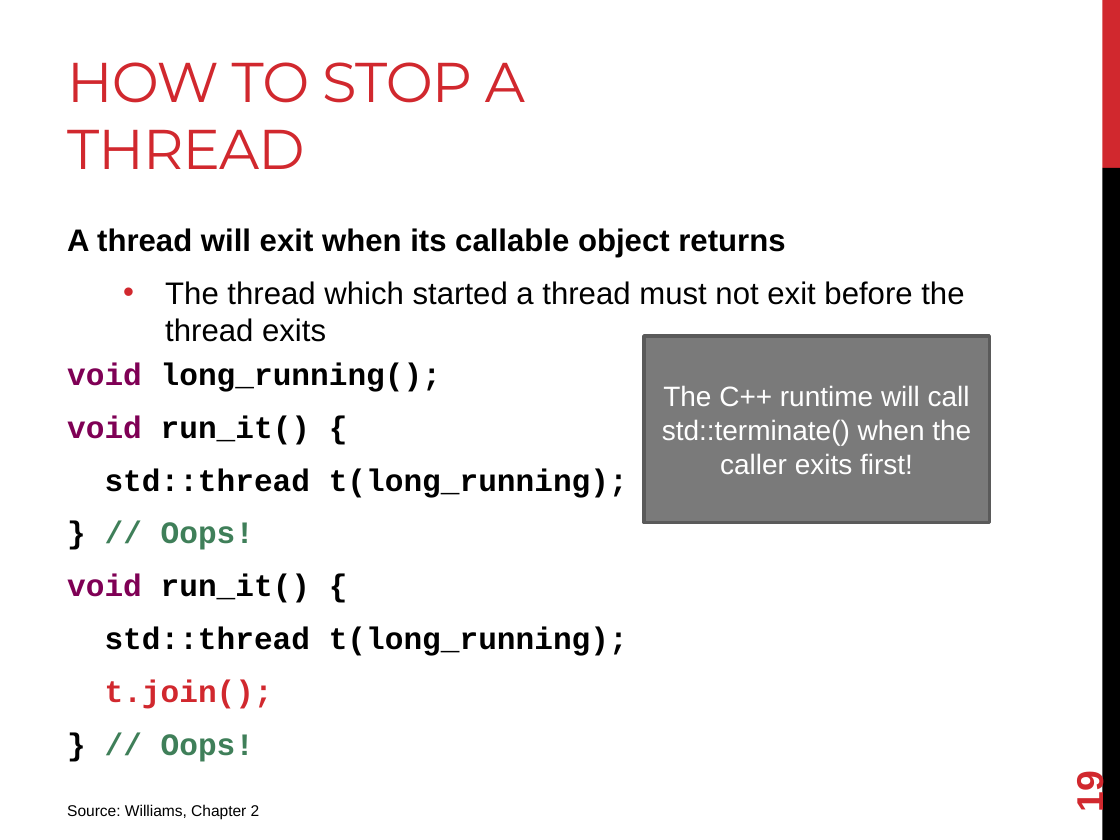
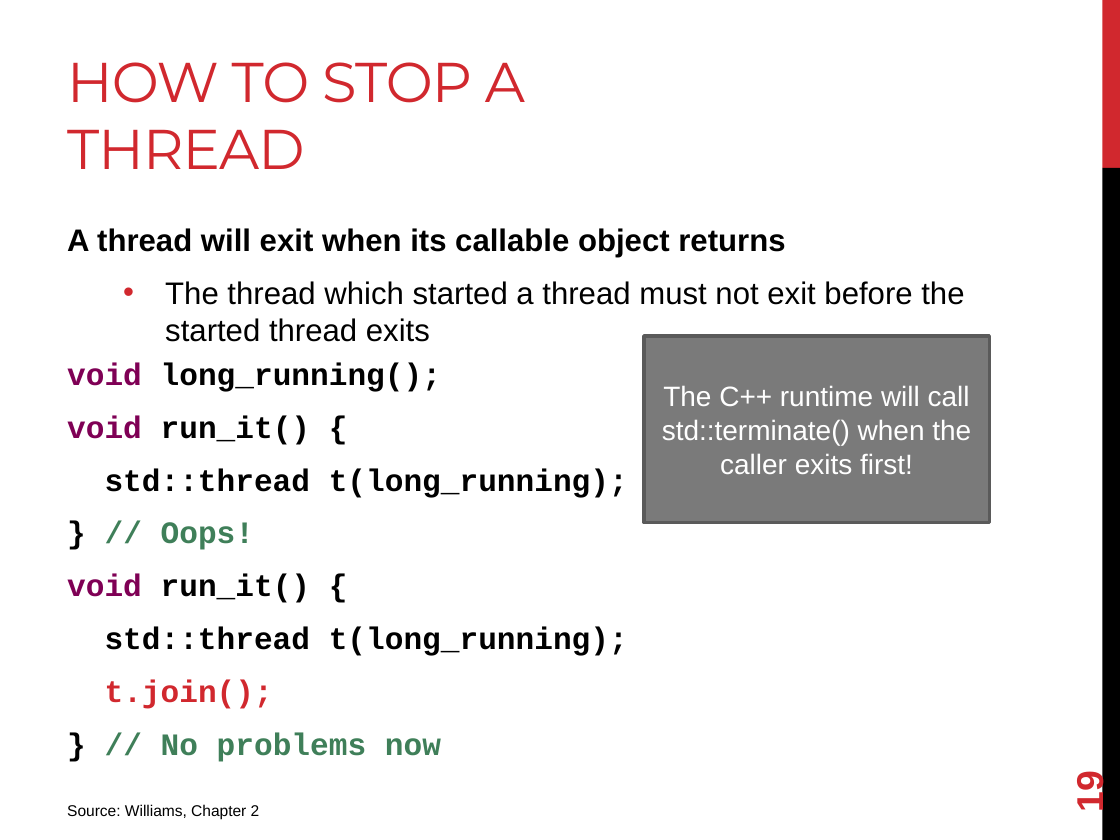
Before and after one commit to joshpeterson/DevelopingConcurrentSoftware, a slide deck: slide 19 of Lectures/Threads/Threads.pptx. Drawn at 1120x840 pixels with LibreOffice and Linux fonts; fonts in the diff are those of the drawing. Boxes give left, top, right and bottom in pixels: in the first picture for what was removed or moved away, otherwise in the second. Text is boxed around its words. In the diff, an @@ line names an element or a change of style, - is before the commit and + after.

Commit message:
Update the threads lecture.

```diff
--- a/Lectures/Threads/Threads.pptx
+++ b/Lectures/Threads/Threads.pptx
@@ text at bbox=[165, 281, 964, 342]: text changed @@
-  • The thread which started a thread must not exit before the thread exits
+  • The thread which started a thread must not exit before the started thread exits
@@ text at bbox=[161, 733, 441, 762]: text changed @@
-} // Oops!
+} // No problems now
```
Also in this commit, not shown: 1 other slide changed, 1 other file.
